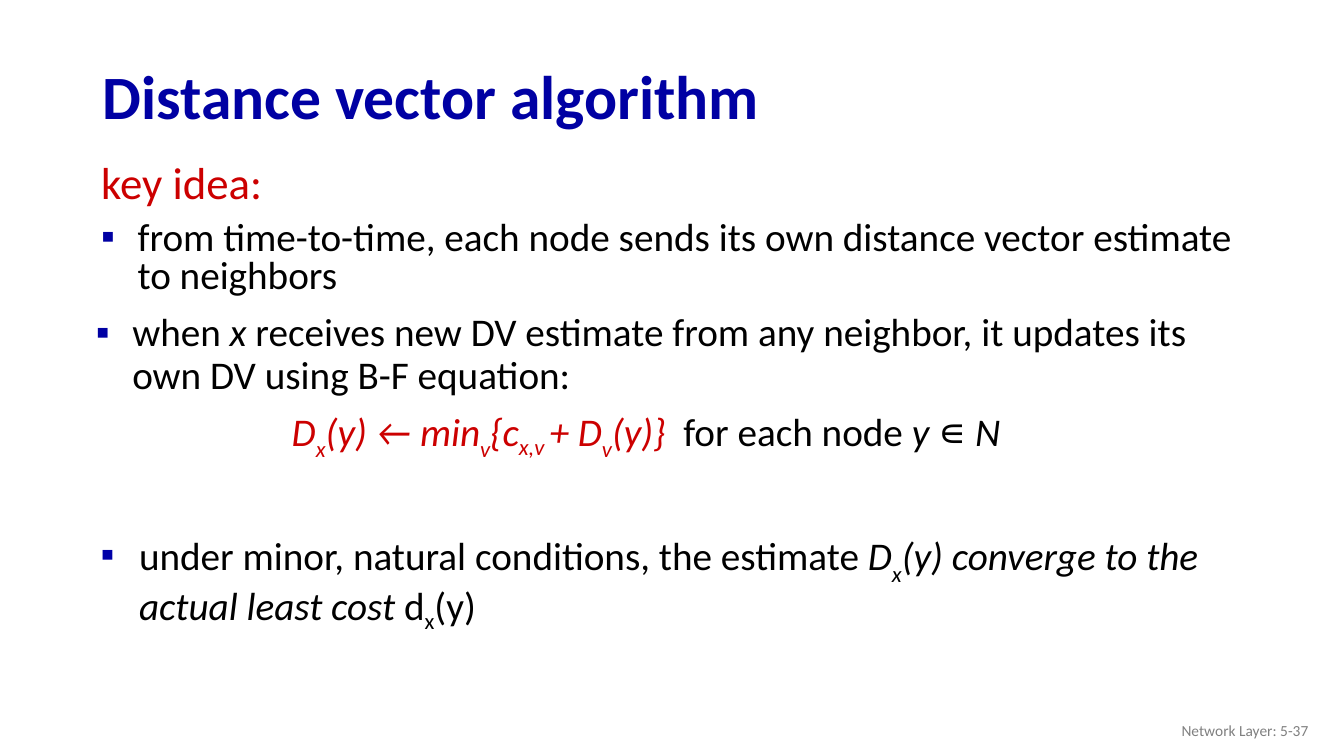
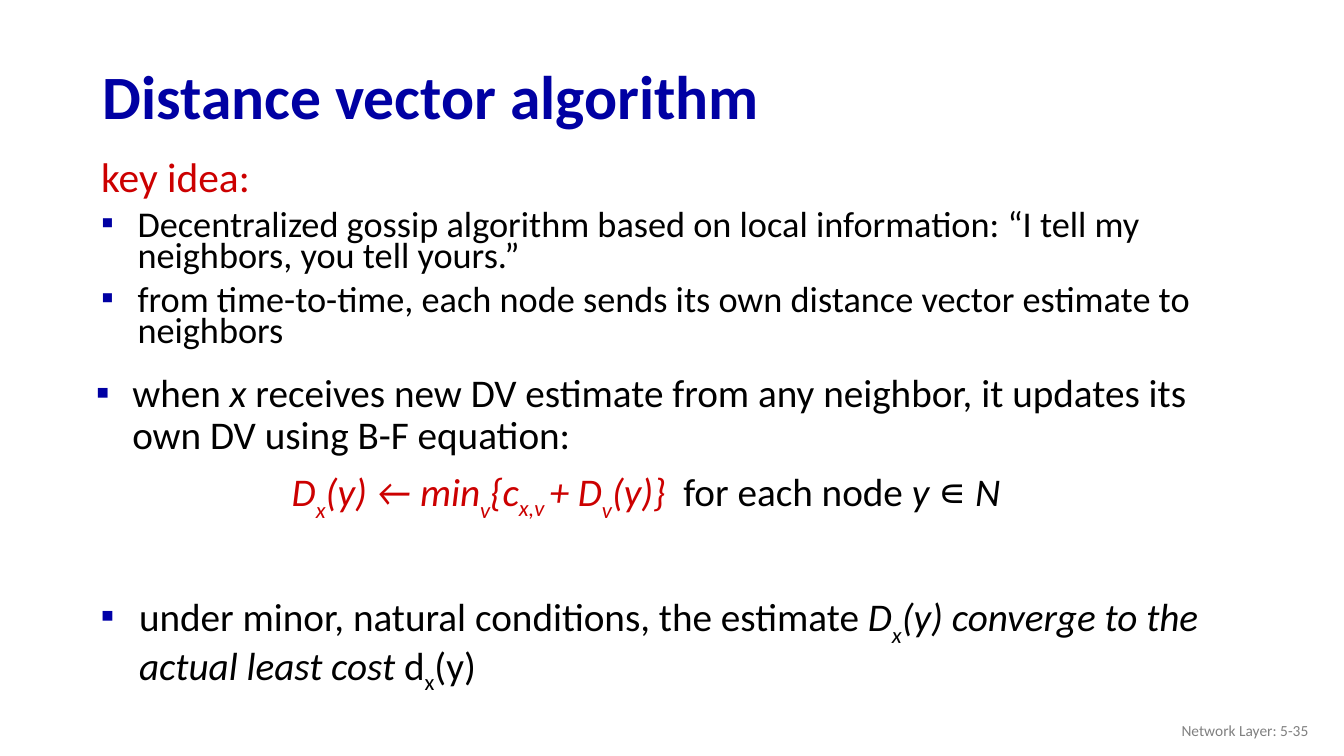
Before and after one commit to guhofstra/CSC175, a slide deck: slide 35 of PPTs/5.1 5.2 Control Plan Routing Protocols.pptx (slide 37 before the commit). Drawn at 1344x756 pixels with LibreOffice and Linux fonts; fonts in the diff are those of the drawing. Boxes give left, top, right and bottom in pixels: in the first picture for what was removed or moved away, otherwise in the second. Text is boxed around its words. In the diff, an @@ line names an element or a change of style, - is before the commit and + after.

```diff
--- a/PPTs/5.1 5.2 Control Plan Routing Protocols.pptx
+++ b/PPTs/5.1 5.2 Control Plan Routing Protocols.pptx
@@ text at [101,163,1190,350]: size 32 to 29.6 pt in "key idea:"; size 28 to 25.9 pt in "from time-to-time, each node sends its own ..."; line spacing 0.8 to 0.7 @@
@@ text at [138,211,1140,275]: paragraph added @@
+▪ Decentralized gossip algorithm based on local information: “I tell my neighbors, you tell yours.”
@@ 3 texts: place and size @@
-3 texts at [132,318,1198,627]
+3 texts at [132,379,1198,687]
@@ text at [1182,725,1308,739]: text changed @@
-Network Layer: 5-37
+Network Layer: 5-35
```
Also in this commit, not shown: 1 other slide changed, 1 slide added, 3 slides removed, 5 other files.
